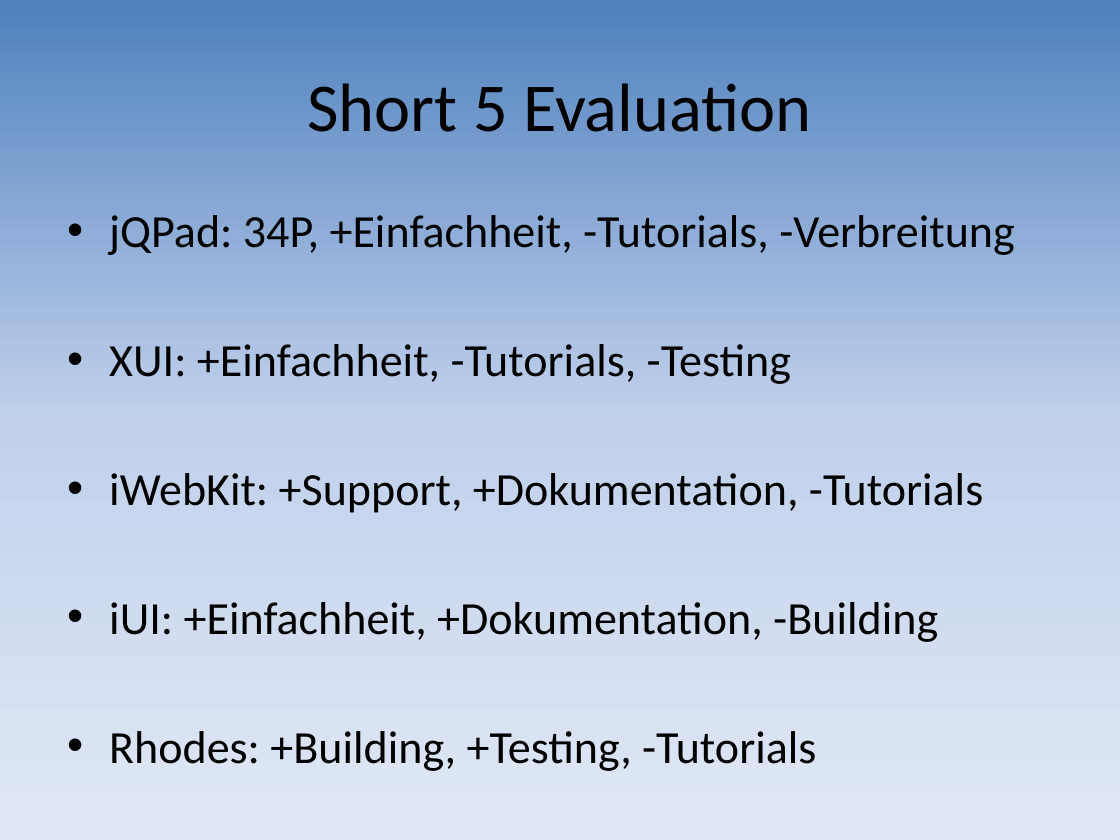
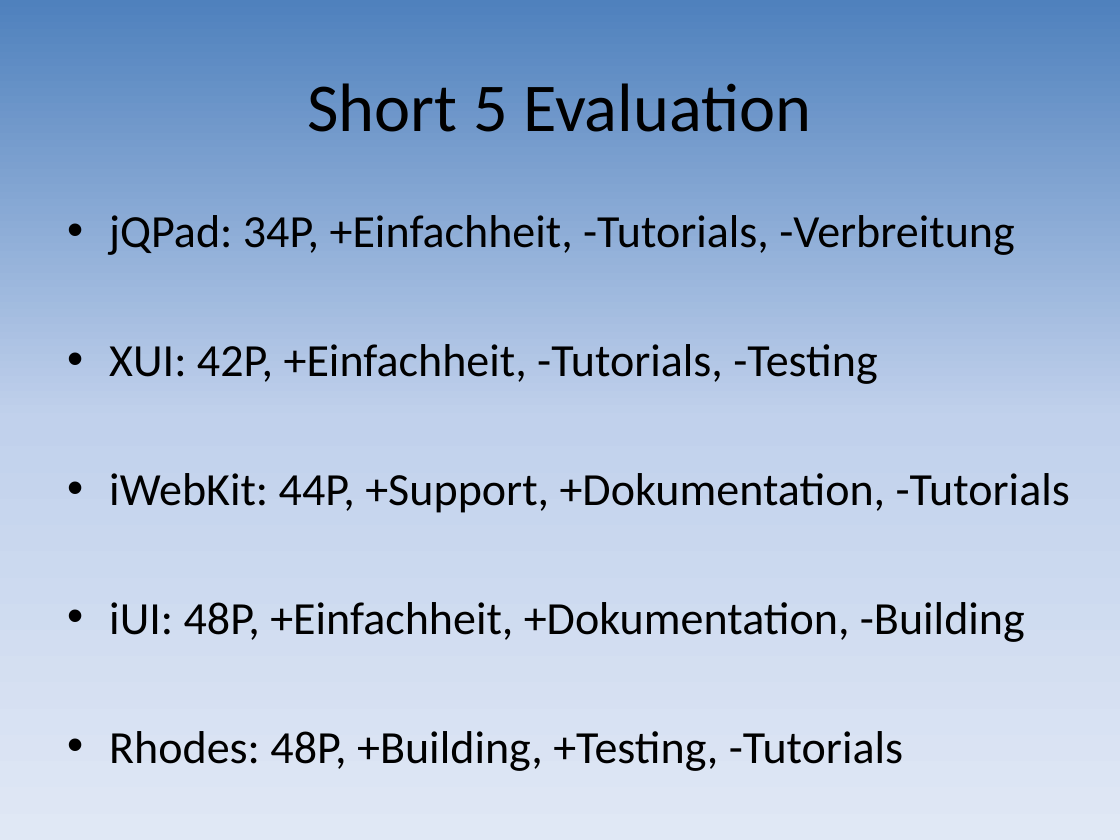
Before and after one commit to mtwords/hand-held, a slide deck: slide 13 of Documents/10_Frameworks_Presentation.pptx. Drawn at 1120x840 pixels with LibreOffice and Linux fonts; fonts in the diff are those of the drawing. Boxes give left, top, right and bottom in pixels: in the first picture for what was removed or moved away, otherwise in the second. Text is boxed around its words. In the diff, an @@ line names an element or a change of style, - is before the commit and + after.

```diff
--- a/Documents/10_Frameworks_Presentation.pptx
+++ b/Documents/10_Frameworks_Presentation.pptx
@@ text at box(109, 344, 1070, 771): text changed @@
-• XUI: +Einfachheit, -Tutorials, -Testing
-• iWebKit: +Support, +Dokumentation, -Tutorials
-• iUI: +Einfachheit, +Dokumentation, -Building
-• Rhodes: +Building, +Testing, -Tutorials
+• XUI: 42P, +Einfachheit, -Tutorials, -Testing
+• iWebKit: 44P, +Support, +Dokumentation, -Tutorials
+• iUI: 48P, +Einfachheit, +Dokumentation, -Building
+• Rhodes: 48P, +Building, +Testing, -Tutorials
```
Also in this commit, not shown: 1 other slide changed, 5 slides added, 1 slide removed, 1 other file.
